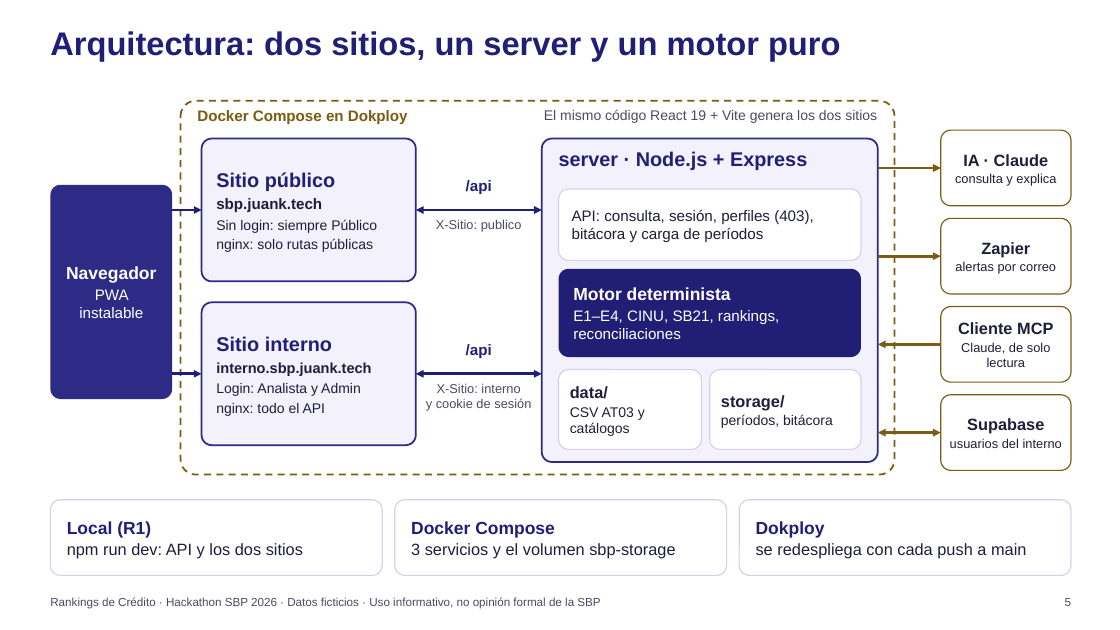
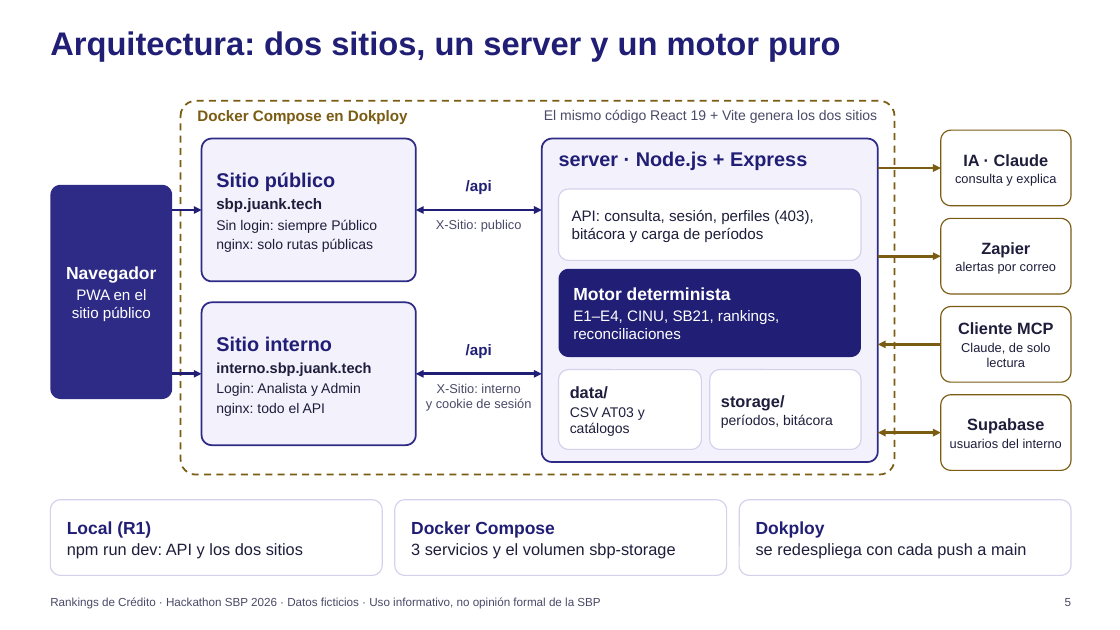
Before and after one commit to JuanKsPty/hackathon-sbp, a slide deck: slide 5 of presentacion/deck.pptx. Drawn at 1120x630 pixels with LibreOffice and Linux fonts; fonts in the diff are those of the drawing; background and template pictures are left out. Boxes give left, top, right and bottom in pixels: in the first picture for what was removed or moved away, otherwise in the second. Text is boxed around its words. In the diff, an @@ line names an element or a change of style, - is before the commit and + after.

```diff
--- a/presentacion/deck.pptx
+++ b/presentacion/deck.pptx
@@ text in rounded rectangle at (72, 289, 151, 321): text changed @@
-PWA instalable
+PWA en el sitio público
```
Also in this commit, not shown: 6 other slides changed, 1 other file.
